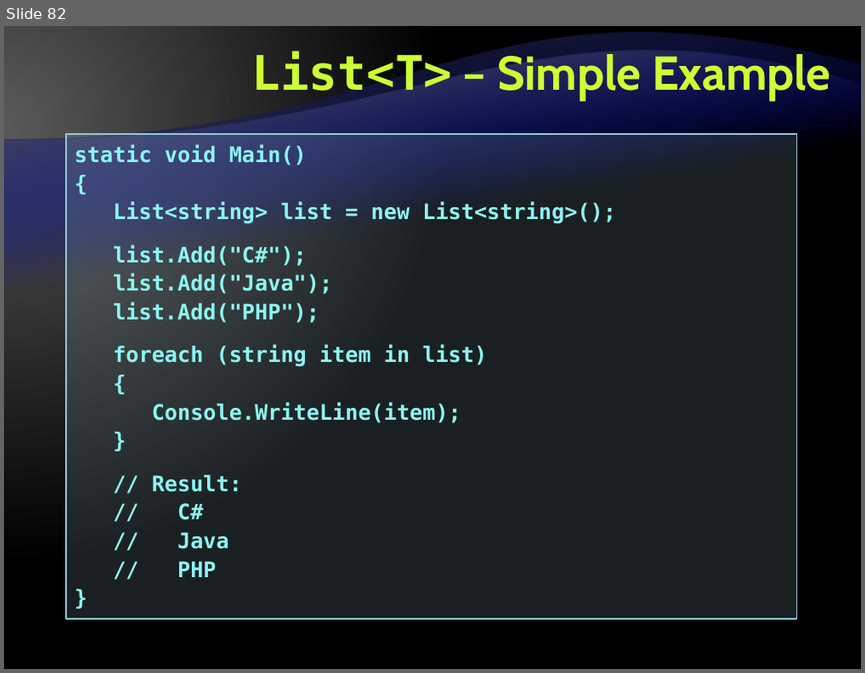
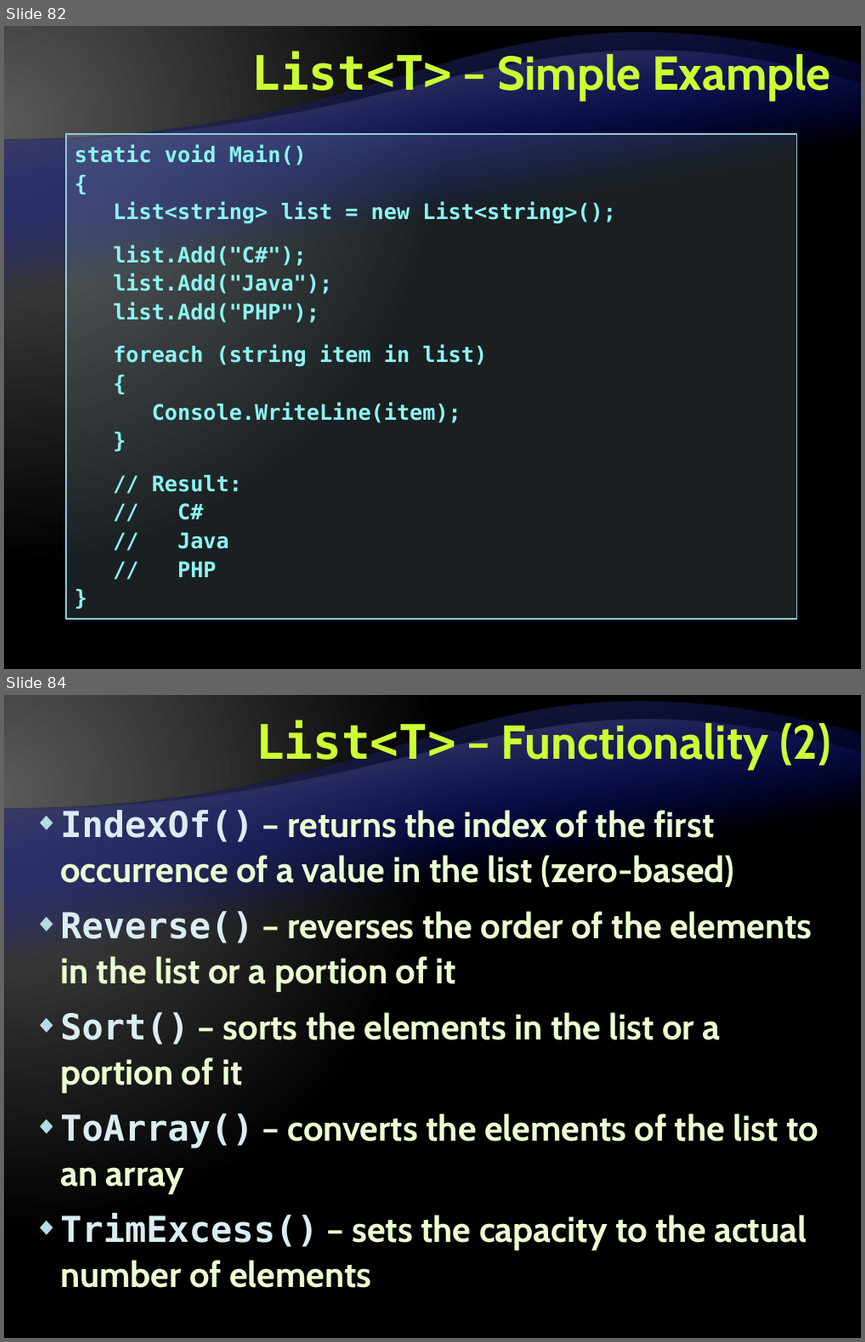
Before and after one commit to Graveheart/aspnetcourse, a slide deck: lectures/3. C# Language Overview - Part II.pptx. Shown one above the other, each under a label of ours: slide 82 before the commit, slides 82 and 84 after it; the slides between them are not shown. The pictures are 865x673 and 865x1342 pixels, drawn with LibreOffice and Linux fonts; fonts in the diff are those of the drawing; background and template pictures are left out. Boxes give left, top, right and bottom in pixels: in the first picture for what was removed or moved away, otherwise in the second. Text is boxed around its words. In the diff, an @@ line names an element or a change of style, - is before the commit and + after.

```diff
--- a/lectures/3. C# Language Overview - Part II.pptx
+++ b/lectures/3. C# Language Overview - Part II.pptx
@@ slide 84 added at [4,695,861,1338], background gradient #595959 to #000000; not listed: 2 template elements that a slide beside it also shows @@
@@ title added at [256,719,831,770], 40 pt, text #CCFF33, bold @@
+List<T> – Functionality (2)
@@ text added at [60,810,818,1287], 30 pt, text #EBFFD2, bold @@
+◆ IndexOf() – returns the index of the first occurrence of a value in the list (zero-based)
+◆ Reverse() – reverses the order of the elements in the list or a portion of it
+◆ Sort() – sorts the elements in the list or a portion of it
+◆ ToArray() – converts the elements of the list to an array
+◆ TrimExcess() – sets the capacity to the actual number of elements
```
Also in this commit, not shown: 15 other slides added.
